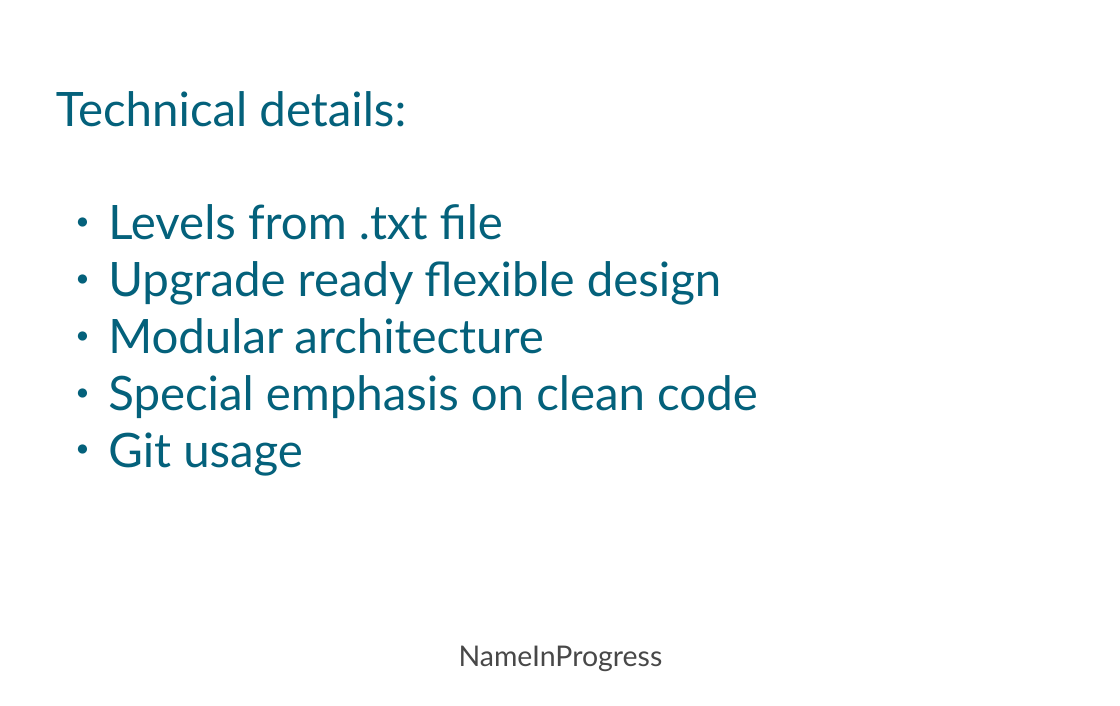
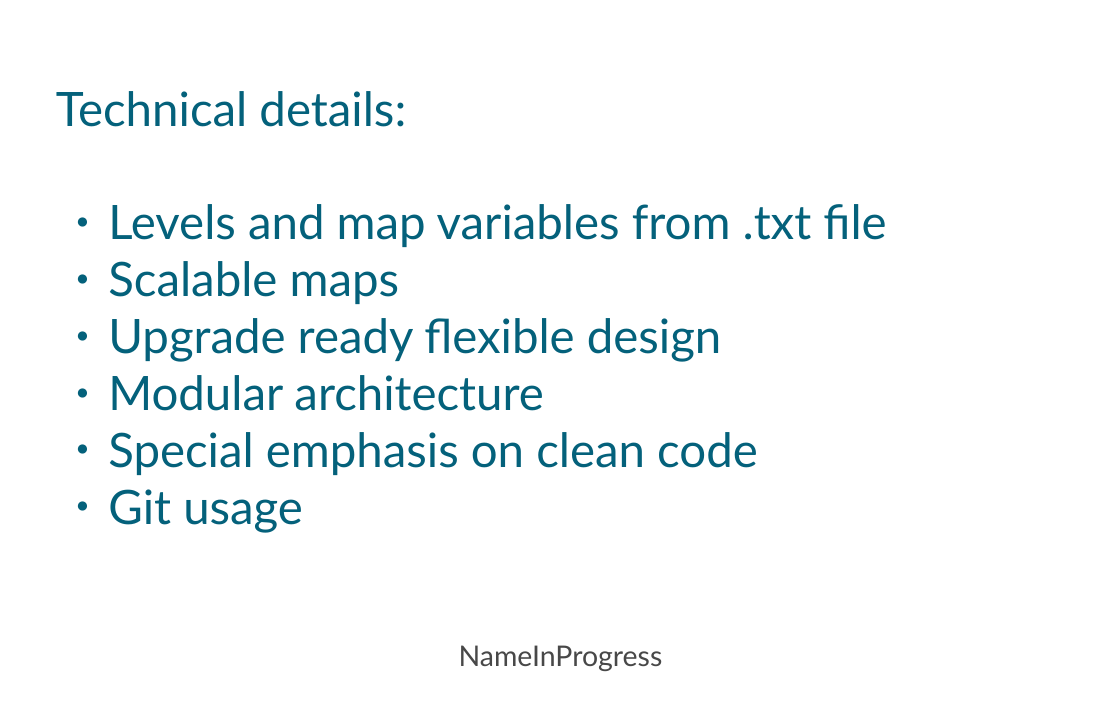
Before and after one commit to AntalKinceli/CodeCool-Labirinth, a slide deck: slide 4 of NameInProgressLabyrinth.odp. Drawn at 1120x706 pixels with LibreOffice and Linux fonts; fonts in the diff are those of the drawing; background and template pictures are left out. Boxes give left, top, right and bottom in pixels: in the first picture for what was removed or moved away, otherwise in the second. Text is boxed around its words. In the diff, an @@ line names an element or a change of style, - is before the commit and + after.

```diff
--- a/NameInProgressLabyrinth.odp
+++ b/NameInProgressLabyrinth.odp
@@ subtitle at (108,204,886,304): text changed @@
-  ● Levels from .txt file
+  ● Levels and map variables from .txt file
+  ● Scalable maps
```
Also in this commit, not shown: 2 other slides changed.
